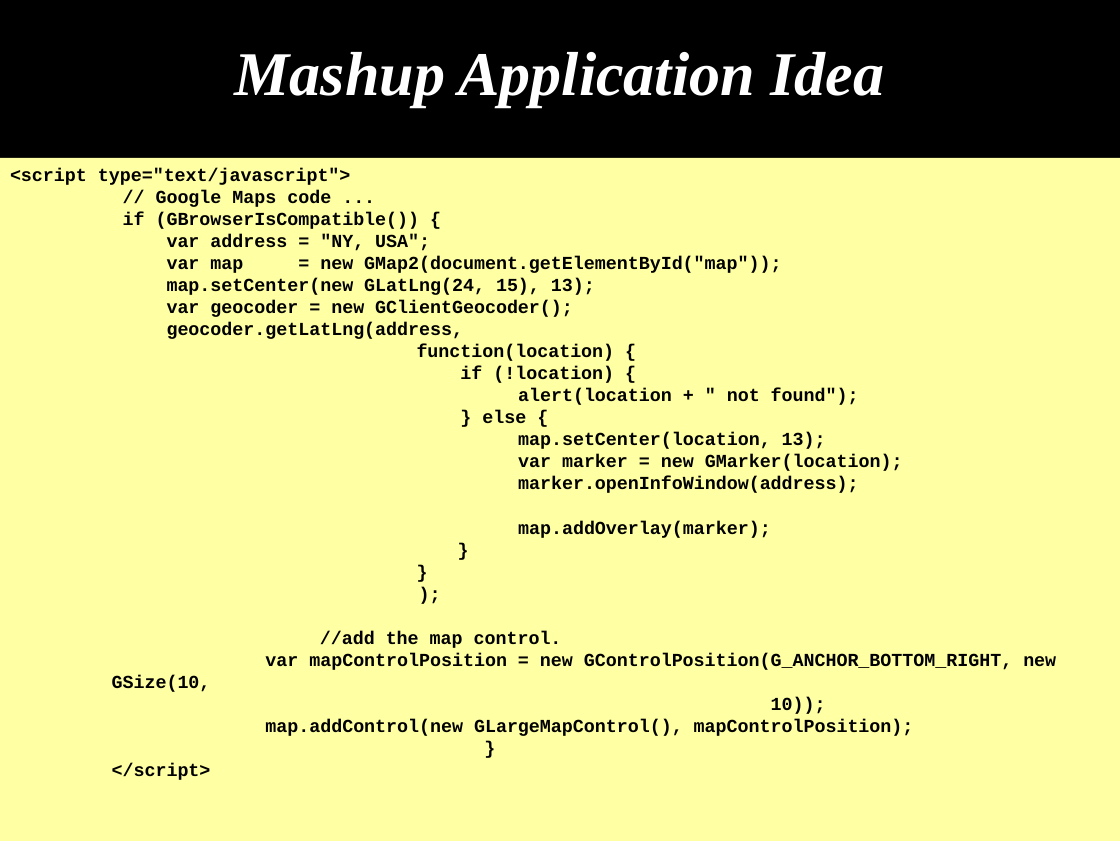
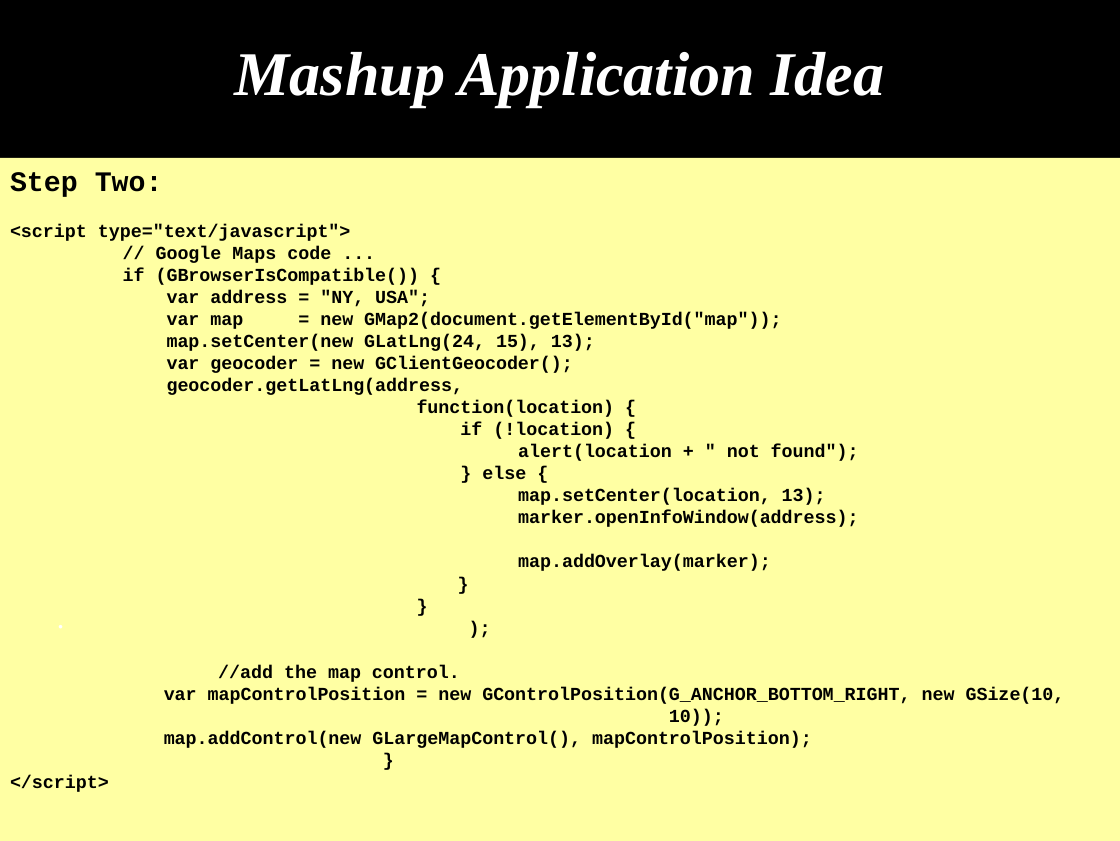
Before and after one commit to demo007/mashups4jsf, a slide deck: slide 23 of overview-architecture/JavaOne-2010/S314070_BURNS_SALEH_MASHUPS.odp (slide 18 before the commit). Drawn at 1120x841 pixels with LibreOffice and Linux fonts; fonts in the diff are those of the drawing. Boxes give left, top, right and bottom in pixels: in the first picture for what was removed or moved away, otherwise in the second. Text is boxed around its words. In the diff, an @@ line names an element or a change of style, - is before the commit and + after.

Commit message:
Adding more illustration to building the mashup application using the mashup provider APIs "directly".

```diff
--- a/overview-architecture/JavaOne-2010/S314070_BURNS_SALEH_MASHUPS.odp
+++ b/overview-architecture/JavaOne-2010/S314070_BURNS_SALEH_MASHUPS.odp
@@ rectangle "Step Two:" at (0, 158, 1120, 841): bullet none to ●; list level 1 to 3 in ");" @@
@@ text in rectangle at (10, 172, 163, 197): paragraph added @@
+Step Two:
@@ text in rectangle at (518, 455, 903, 471): paragraph removed @@
-    var marker = new GMarker(location);
```
Also in this commit, not shown: 7 slides added, 2 slides removed.
